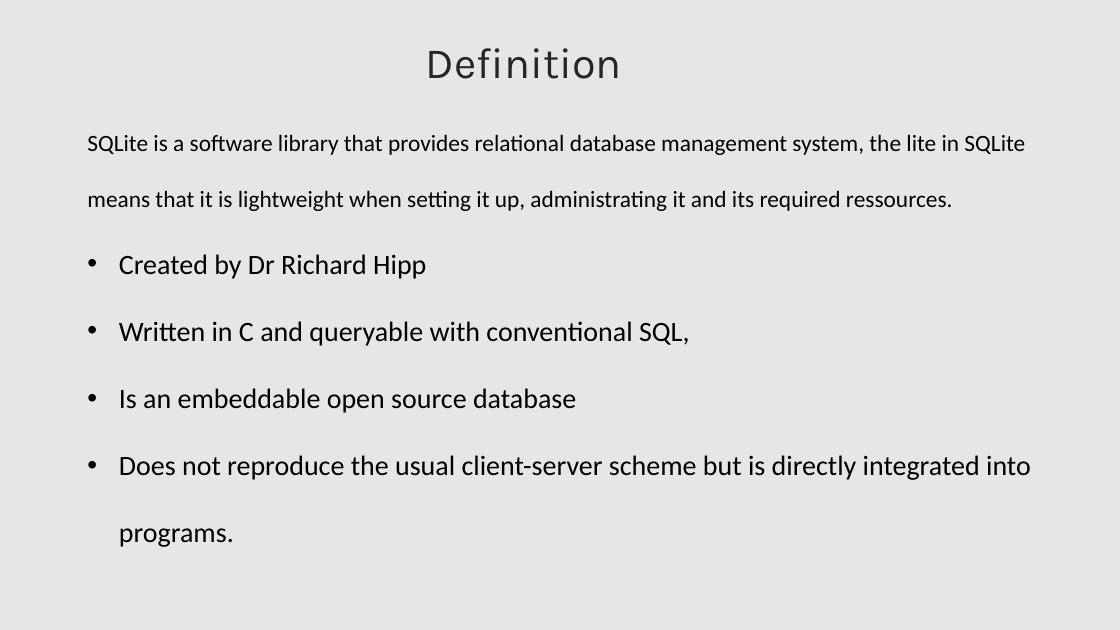
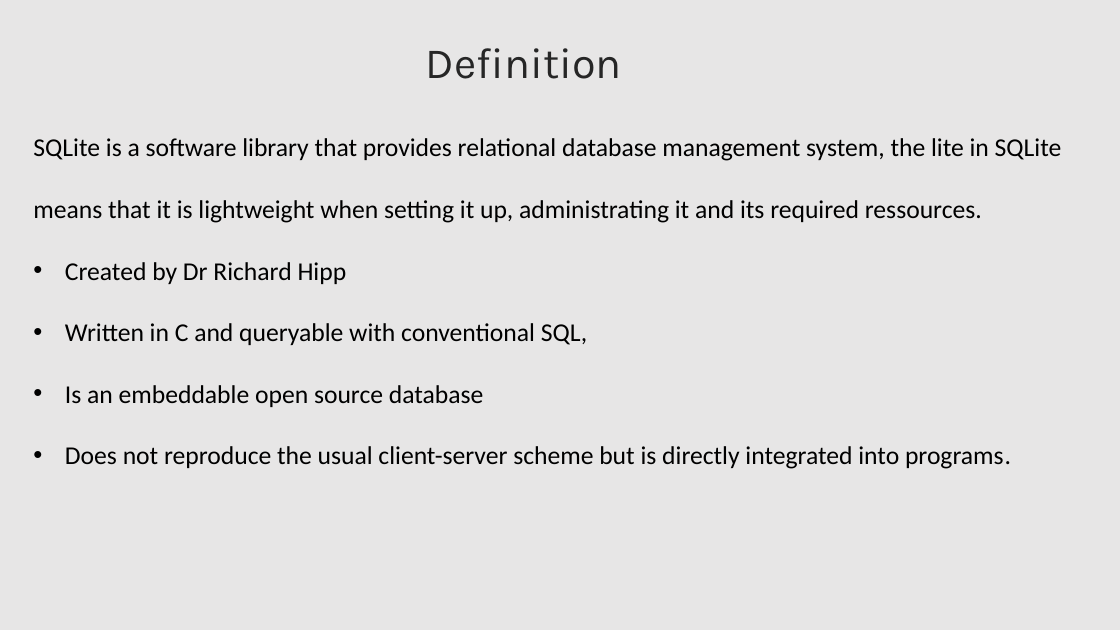
Before and after one commit to lahcenrahlaoui/Wingardium_Leviosaaaa, a slide deck: slide 8 of Presentation-projet-SQLite [Autosaved].pptx. Drawn at 1120x630 pixels with LibreOffice and Linux fonts; fonts in the diff are those of the drawing. Boxes give left, top, right and bottom in pixels: in the first picture for what was removed or moved away, otherwise in the second. Text is boxed around its words. In the diff, an @@ line names an element or a change of style, - is before the commit and + after.

Commit message:
fasdasdas

```diff
--- a/Presentation-projet-SQLite [Autosaved].pptx
+++ b/Presentation-projet-SQLite [Autosaved].pptx
@@ text "SQLite is a software library ...": place and size @@
-text "SQLite is a software library ..." at <box>87,134,1031,547</box>
+text "SQLite is a software library ..." at <box>33,138,1062,469</box>
@@ text "SQLite is a software library ..." at <box>33,138,1062,469</box>: size 20 to 22 pt in "SQLite is a software library that provides ..."; size 24 to 22 pt in "Created by Dr Richard Hipp", "Written in C and queryable with conventional ...", "Is an embeddable open source database", "Does not reproduce the usual client-server scheme ..." @@
```
